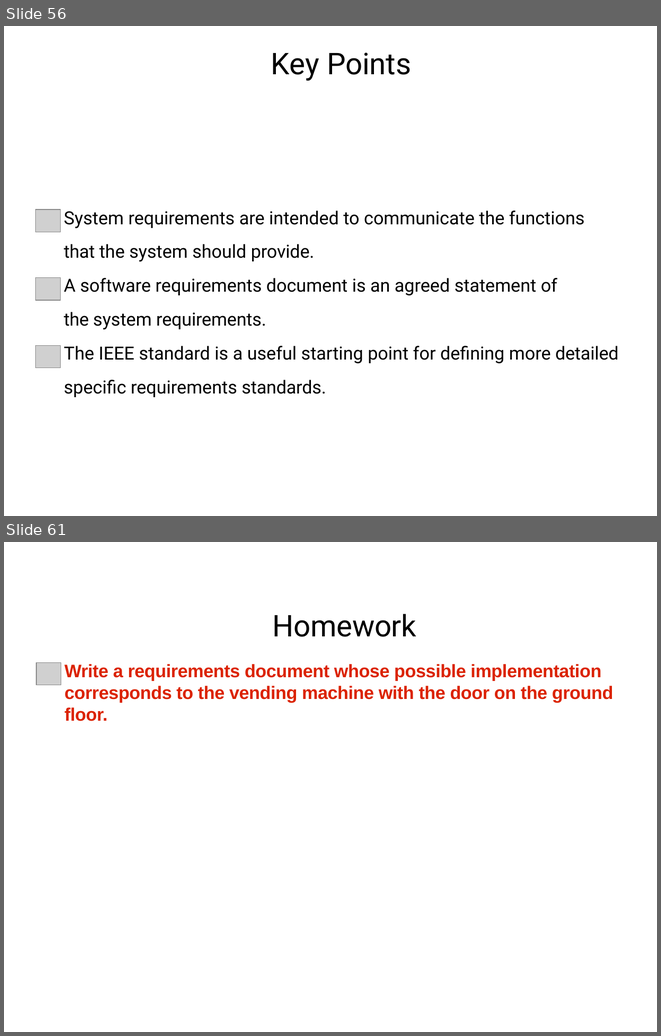
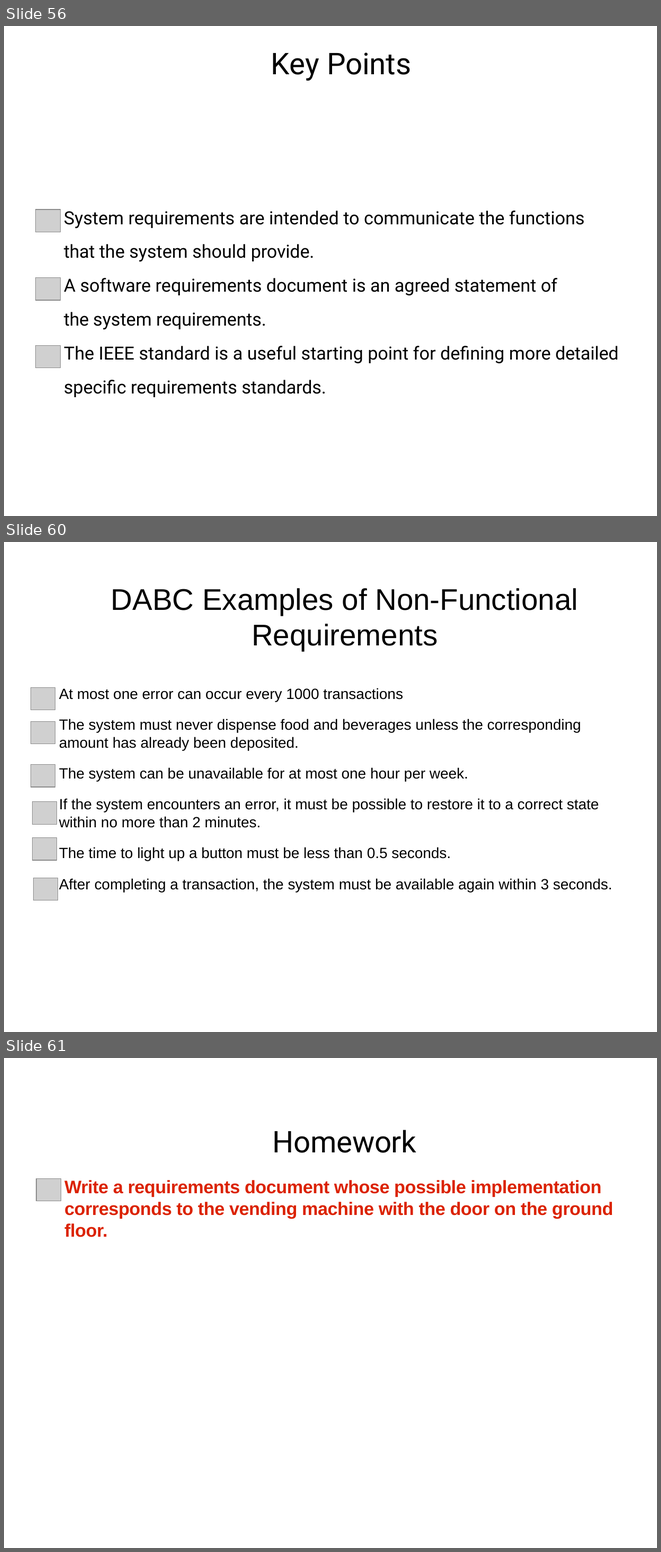
Before and after one commit to mutanganajoseph/Documents, a slide deck: auca/Sem-3/softwareEngineering/Lecture/Lecture 4 Requirements.pptx. Shown one above the other, each under a label of ours: slides 56 and 61 before the commit, slides 56, 60 and 61 after it; the slides between them are not shown. The pictures are 661x1036 and 661x1552 pixels, drawn with LibreOffice and Linux fonts; fonts in the diff are those of the drawing; grey boxes stand for pictures. Boxes give left, top, right and bottom in pixels: in the first picture for what was removed or moved away, otherwise in the second. Text is boxed around its words. In the diff, an @@ line names an element or a change of style, - is before the commit and + after.

```diff
--- a/auca/Sem-3/softwareEngineering/Lecture/Lecture 4 Requirements.pptx
+++ b/auca/Sem-3/softwareEngineering/Lecture/Lecture 4 Requirements.pptx
@@ slide 60 added at [4,542,657,1032], background #FFFFFF @@
@@ title added at [111,588,578,651], 36.3 pt, text #000000 @@
+DABC Examples of Non-Functional Requirements
@@ picture added at [30,687,55,710] @@
@@ text added at [59,688,612,892], 18 pt, text #000000 @@
+At most one error can occur every 1000 transactions
+The system must never dispense food and beverages unless the corresponding amount has already been deposited.
+The system can be unavailable for at most one hour per week.
+If the system encounters an error, it must be possible to restore it to a correct state within no more than 2 minutes.
+The time to light up a button must be less than 0.5 seconds.
+After completing a transaction, the system must be available again within 3 seconds.
@@ picture added at [30,722,55,744] @@
@@ picture added at [30,765,55,787] @@
@@ picture added at [33,802,57,824] @@
@@ picture added at [33,838,57,861] @@
@@ picture added at [34,878,58,901] @@
```
Also in this commit, not shown: 4 slides changed, 3 other slides added, 4 slides removed, 13 other files.
